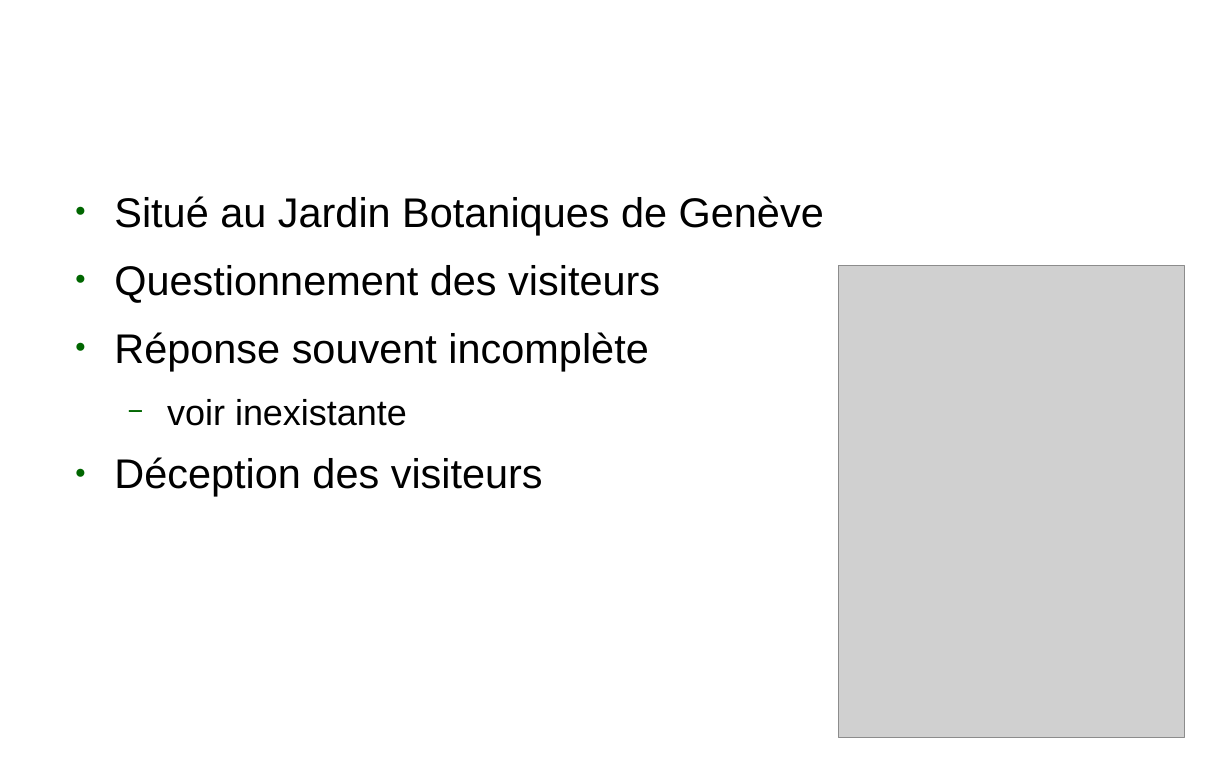
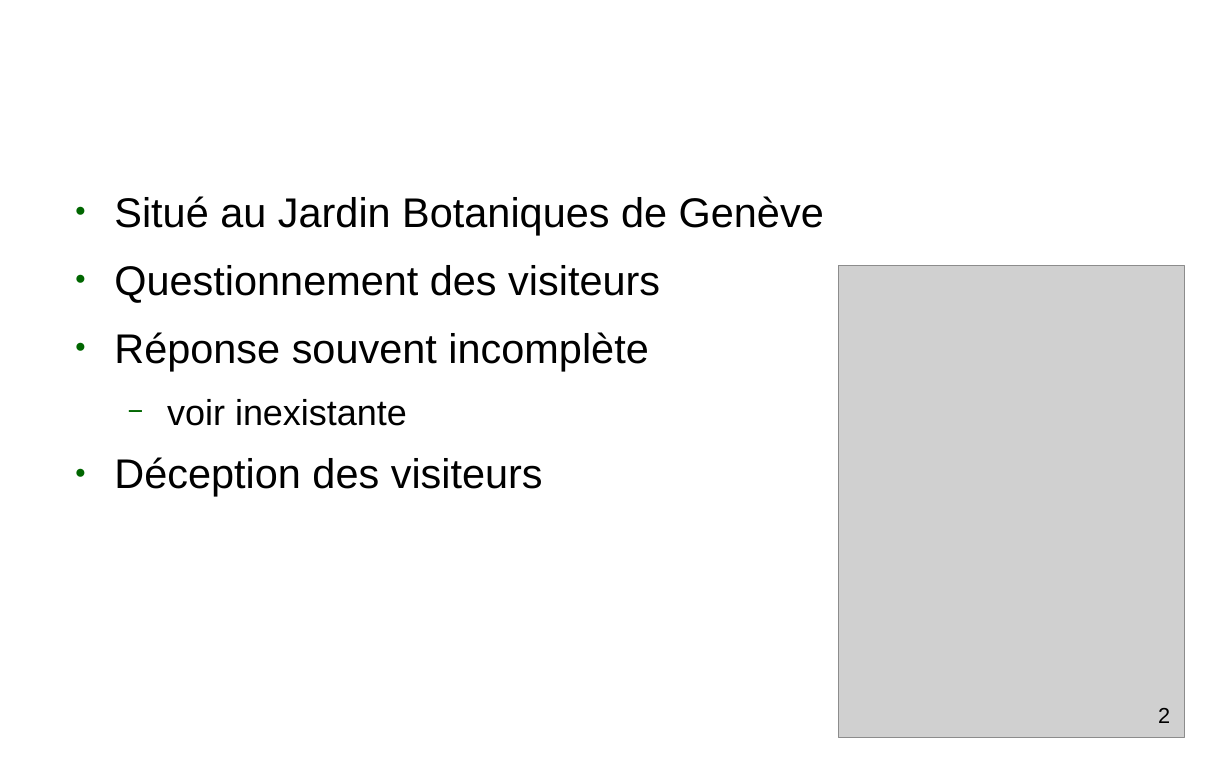
Before and after one commit to claudiosousa/hepia-projects-index-botanic, a slide deck: slide 2 of presentation/presentation.odp. Drawn at 1232x770 pixels with LibreOffice and Linux fonts; fonts in the diff are those of the drawing; grey boxes stand for pictures; background and template pictures are left out. Boxes give left, top, right and bottom in pixels: in the first picture for what was removed or moved away, otherwise in the second. Text is boxed around its words. In the diff, an @@ line names an element or a change of style, - is before the commit and + after.

```diff
--- a/presentation/presentation.odp
+++ b/presentation/presentation.odp
@@ page number added at bbox=[1158, 708, 1170, 723], 14 pt, text #000000 @@
+2
```
Also in this commit, not shown: 9 other slides changed.
